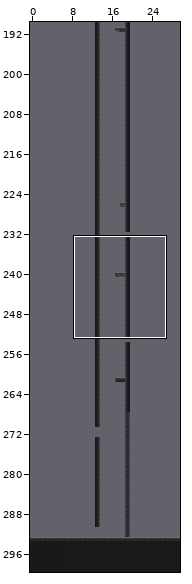
Tiled map -- tiled/levels/tree.tmx. The first picture is a wide view before the edit; the outline marks the close-up.
Close-up. As it was:
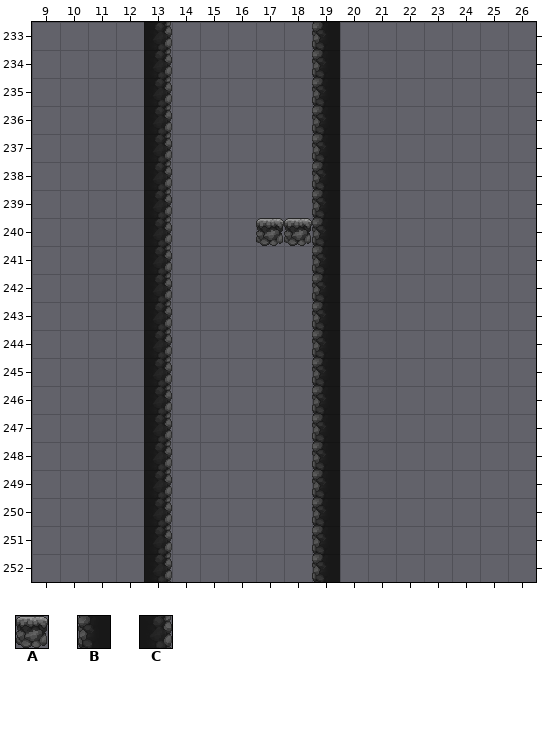
Cells are 32x32 px. Shown: x 9..26, y 233..252. The commit also changed other parts of the map, which this record leaves out.
Key: from "tiles": A 52, B 102, C 104.
_ is an empty cell.
Layers that did not change in this view are not listed.
Layer "Capa de patrones 1" before, first column x 9:
233 ____C_____B_______
234 ____C_____B_______
235 ____C_____B_______
236 ____C_____B_______
237 ____C_____B_______
238 ____C_____B_______
239 ____C_____B_______
240 ____C___AAB_______
241 ____C_____B_______
242 ____C_____B_______
243 ____C_____B_______
244 ____C_____B_______
245 ____C_____B_______
246 ____C_____B_______
247 ____C_____B_______
248 ____C_____B_______
249 ____C_____B_______
250 ____C_____B_______
251 ____C_____B_______
252 ____C_____B_______
After the commit:
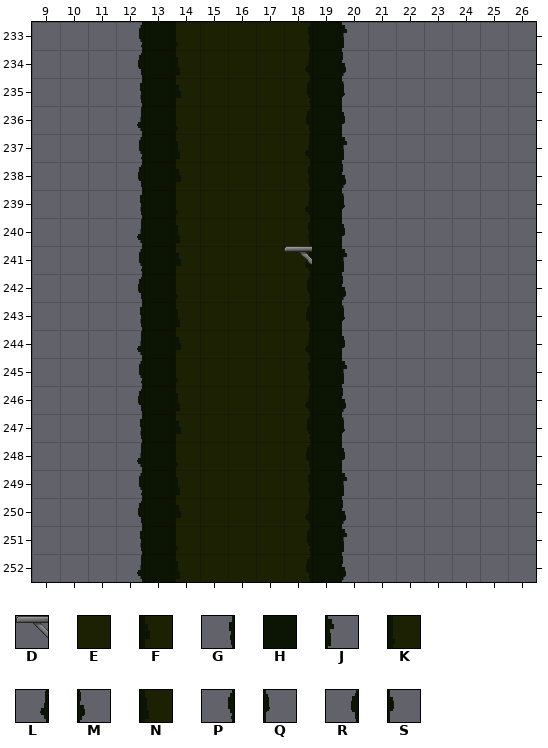
Further tiles: from "TX Village Props": D 449; from "tree": E 0, F 5, G 6, H 7, J 8, K 10, L 11, M 13, N 15, P 16, Q 18, R 21, S 23.
Tiles of an added or newly shown layer are drawn over the layers below it.
Edits made:
Layer "Capa de patrones 1":
y 233: x 12..13 _C -> PH; x 19..20 B_ -> HJ
y 234: x 12..13 _C -> RH; x 19..20 B_ -> HM
y 235: x 12..13 _C -> GH; x 19..20 B_ -> HQ
y 236: x 12..13 _C -> LH; x 19..20 B_ -> HS
y 237: x 12..13 _C -> PH; x 19..20 B_ -> HJ
y 238: x 12..13 _C -> RH; x 19..20 B_ -> HM
y 239: x 12..13 _C -> GH; x 19..20 B_ -> HQ
y 240: x 12..13 _C -> LH; x 17..20 AAB_ -> __HS
y 241: x 12..13 _C -> PH; x 19..20 B_ -> HJ
y 242: x 12..13 _C -> RH; x 19..20 B_ -> HM
y 243: x 12..13 _C -> GH; x 19..20 B_ -> HQ
y 244: x 12..13 _C -> LH; x 19..20 B_ -> HS
y 245: x 12..13 _C -> PH; x 19..20 B_ -> HJ
y 246: x 12..13 _C -> RH; x 19..20 B_ -> HM
y 247: x 12..13 _C -> GH; x 19..20 B_ -> HQ
y 248: x 12..13 _C -> LH; x 19..20 B_ -> HS
y 249: x 12..13 _C -> PH; x 19..20 B_ -> HJ
y 250: x 12..13 _C -> RH; x 19..20 B_ -> HM
y 251: x 12..13 _C -> GH; x 19 B -> H
y 252: x 12..13 _C -> LH; x 19 B -> H
Layer "background" (added):
y 233: x 14..18 _____ -> KEEEE
y 234: x 14..18 _____ -> NEEEE
y 235: x 14..18 _____ -> FEEEE
y 236: x 14..18 _____ -> KEEEE
y 237: x 14..18 _____ -> NEEEE
y 238: x 14..18 _____ -> FEEEE
y 239: x 14..18 _____ -> KEEEE
y 240: x 14..18 _____ -> NEEEE
y 241: x 14..18 _____ -> FEEEE
y 242: x 14..18 _____ -> KEEEE
y 243: x 14..18 _____ -> NEEEE
y 244: x 14..18 _____ -> FEEEE
y 245: x 14..18 _____ -> KEEEE
y 246: x 14..18 _____ -> NEEEE
y 247: x 14..18 _____ -> FEEEE
y 248: x 14..18 _____ -> KEEEE
y 249: x 14..18 _____ -> NEEEE
y 250: x 14..18 _____ -> FEEEE
y 251: x 14..18 _____ -> KEEEE; x 20 _ -> J
y 252: x 14..18 _____ -> NEEEE; x 20 _ -> M
Layer "background_2" (added):
y 233: x 18 _ -> G
y 234: x 18 _ -> L
y 235: x 18 _ -> P
y 236: x 18 _ -> R
y 237: x 18 _ -> L
y 238: x 18 _ -> G
y 239: x 18 _ -> L
y 240: x 18 _ -> G
y 241: x 18 _ -> L
y 242: x 18 _ -> P
y 243: x 18 _ -> R
y 244: x 18 _ -> L
y 245: x 18 _ -> G
y 246: x 18 _ -> L
y 247: x 18 _ -> P
y 248: x 18 _ -> R
y 249: x 18 _ -> G
y 250: x 18 _ -> L
y 251: x 18 _ -> P
y 252: x 18 _ -> R
Layer "platforms" (added):
y 241: x 18 _ -> D
Changed places in both close-ups, as pixel boxes (x1, y1, x2, y2):
changed: (137, 22, 347, 582)
